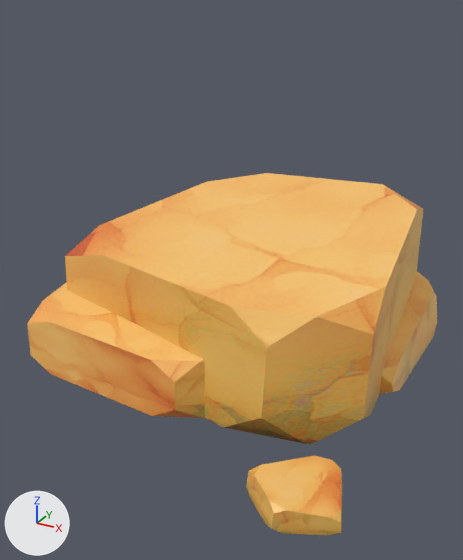
Two versions of the glTF model assets/biomes/battery-room/rockdesert001.glb, one commit apart.
One viewpoint serves both versions: a camera (50 mm lens) standing at (0.662, -1.183, 0.8) and looking at (0.039, -0.05, 0.233). The lights are fixed; the arrows at lower left show +X, +Y and +Z. Vertices at the same position are counted once.

Names of what the first picture shows: 'rockDesert001'.
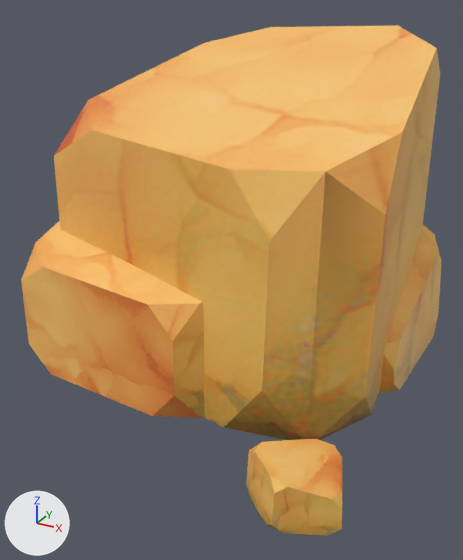
The newer file adds a shape key; the second version is drawn at full value of the shape key 'tall' of 'rockDesert001.001', and the change is written as the vertex moves it makes.

Where the change shows, as pixel boxes (x1, y1, x2, y2) in the pictures (463 x 560 px; the box of a moved part takes in the faces that stretch with it):
'rockDesert001', reshaped (41% taller)
    before: (27, 173, 437, 535)
    after: (21, 25, 442, 535)
part 1 of me_rock_008, moved or reshaped
    before: (65, 173, 423, 444)
    after: (54, 25, 440, 440)
part 2 of me_rock_008, moved or reshaped
    before: (27, 282, 205, 418)
    after: (21, 221, 204, 418)
part 3 of me_rock_008, moved or reshaped
    before: (380, 272, 437, 394)
    after: (380, 225, 442, 393)
part 4 of me_rock_008, moved or reshaped
    before: (246, 455, 342, 535)
    after: (246, 439, 342, 535)

What the commit changed:
me_rock_008 has 147 vertices, 234 faces and spans x -0.4..0.438, y -0.454..0.471, z 0.0..0.372.
me_rock_008 is used by ob_rockdesert001; location (0.0, 0.0, 0.0).
me_rock_008 part 1: the loose piece of 30 vertices spanning x -0.368..0.387, y -0.258..0.415, z 0.0..0.372 is scaled about the mesh origin by (1, 1, 2).
me_rock_008 part 2: the loose piece of 29 vertices spanning x -0.4..0.112, y -0.285..0.247, z 0.0..0.194 is scaled about the mesh origin by (1, 1, 2).
me_rock_008 part 3: the loose piece of 30 vertices spanning x -0.13..0.415, y -0.017..0.471, z 0.0..0.189 is scaled about the mesh origin by (1, 1, 2).
me_rock_008 part 4: the loose piece of 29 vertices spanning x 0.254..0.438, y -0.454..-0.268, z 0.0..0.052 is scaled about the mesh origin by (1, 1, 2).
